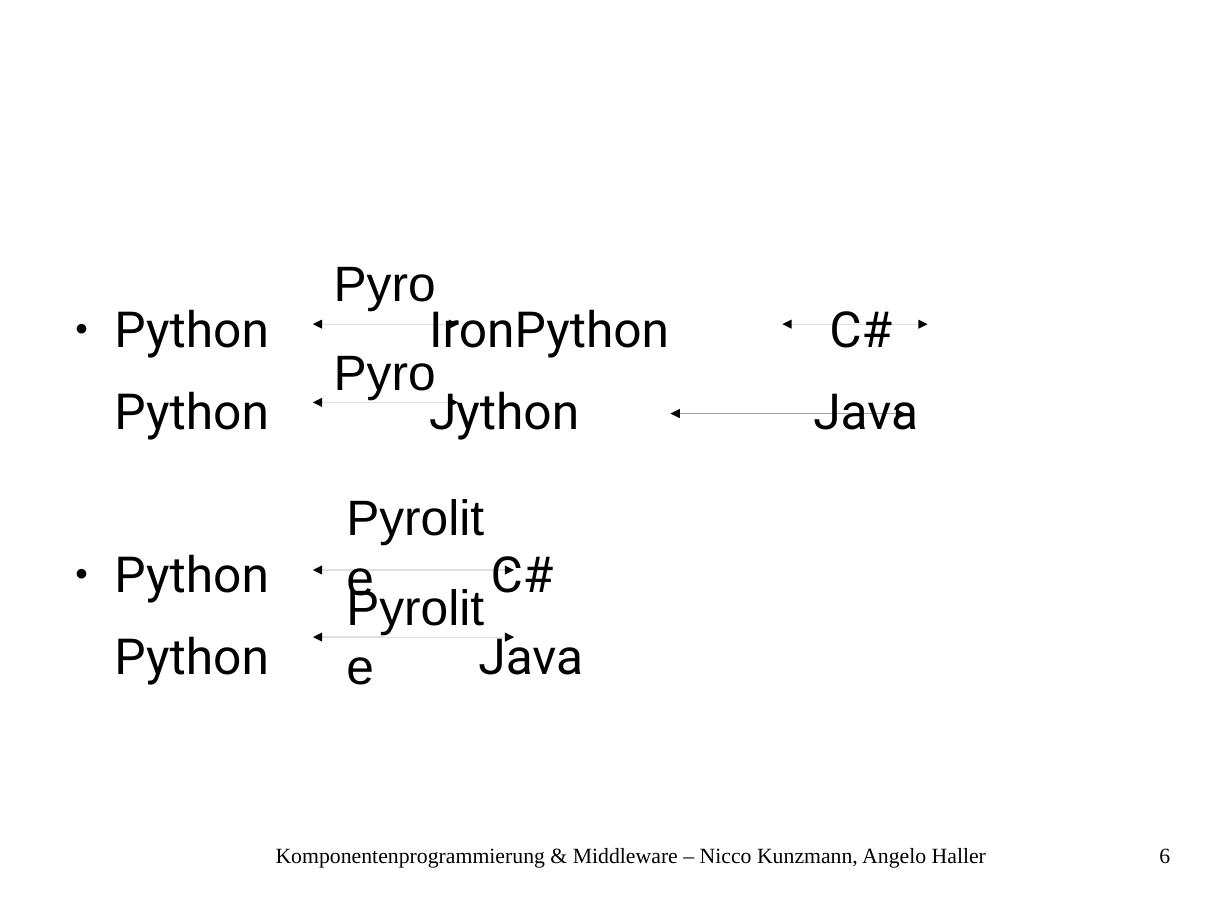
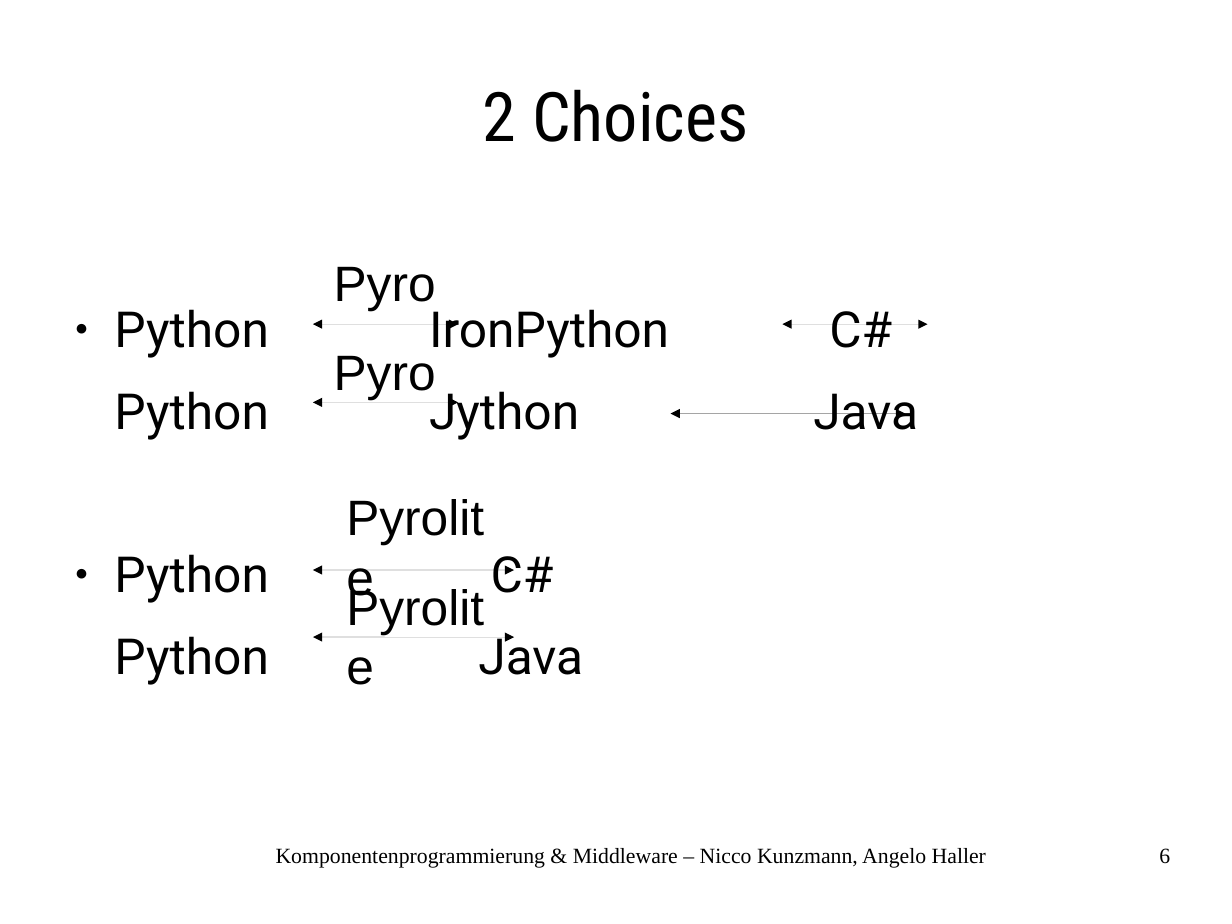
Before and after one commit to niccokunzmann/ping, a slide deck: slide 6 of presentation/final_presentation.odp. Drawn at 1232x924 pixels with LibreOffice and Linux fonts; fonts in the diff are those of the drawing. Boxes give left, top, right and bottom in pixels: in the first picture for what was removed or moved away, otherwise in the second. Text is boxed around its words. In the diff, an @@ line names an element or a change of style, - is before the commit and + after.

```diff
--- a/presentation/final_presentation.odp
+++ b/presentation/final_presentation.odp
@@ title added at [483,89,748,142], 44 pt, text #000000 @@
+2 Choices
```
Also in this commit, not shown: 2 other slides changed, 3 other files.
